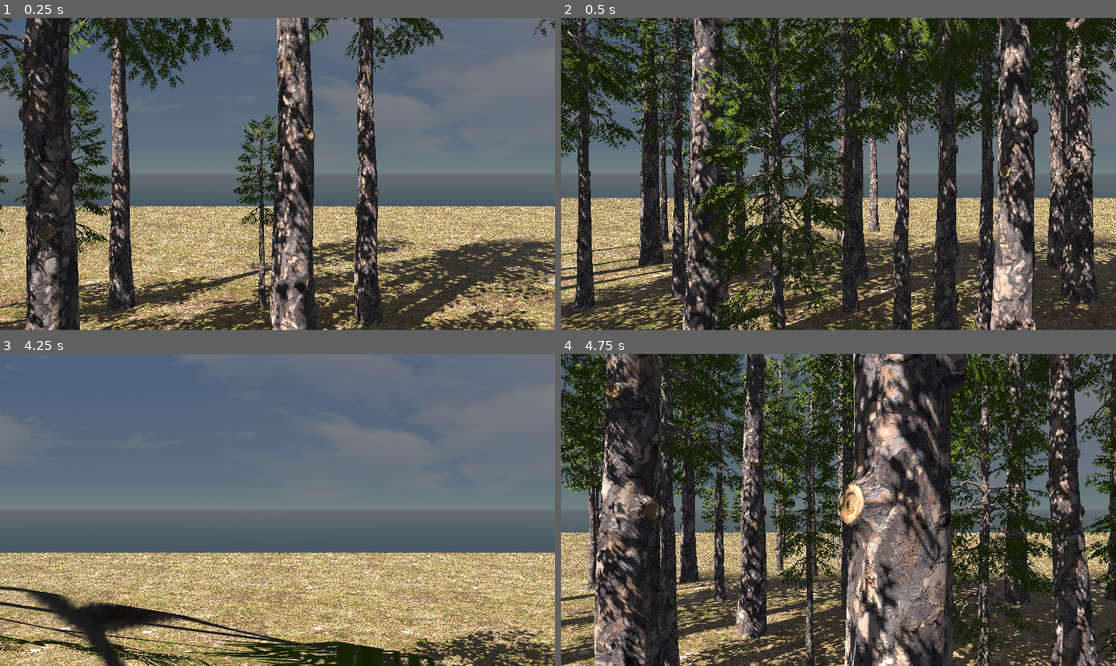
Above: before the commit, frames 1-4 (two rows, left to right).
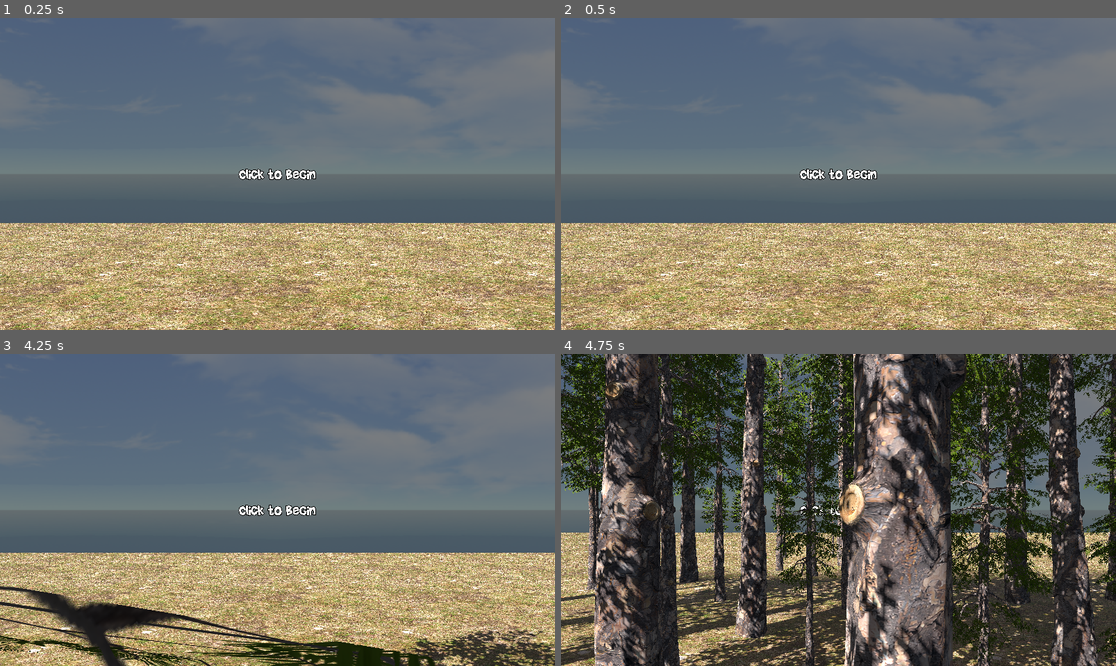
Above: after the commit, the same moments.

Repository: Chaduke/paddles_balls_blocks_walls
Game: Godot game, scene res://scenes/main.tscn
Two runs of this game, one before a commit and one after it. Both use one fixed random seed, a clock stepped at 60 frames per second and the inputs below.
Inputs (mouse positions are in pixels of both pictures, inside the frame that each line leads up to):
- Up to frame 1 (0.25 s): no input
- Up to frame 2 (0.5 s): no input
- Up to frame 3 (4.25 s): move the mouse to (305, 510) at 0.52 s; press the mouse at (305, 510) at 0.53 s; right-click (305, 510) at 0.6 s; move the mouse to (249, 510) at 1.27 s; release the mouse at (249, 510) at 1.28 s; click (249, 510) at 1.35 s; right-click (249, 510) at 1.55 s; move the mouse to (288, 503) at 2.02 s; press the mouse at (288, 503) at 2.03 s; right-click (288, 503) at 2.1 s; move the mouse to (271, 516) at 2.77 s; release the mouse at (271, 516) at 2.78 s; click (271, 516) at 2.85 s; right-click (271, 516) at 3.05 s; move the mouse to (316, 513) at 3.52 s; press the mouse at (316, 513) at 3.53 s; right-click (316, 513) at 3.6 s; tap R (reset) at 4.15 s
- Up to frame 4 (4.75 s): move the mouse to (794, 506) at 4.27 s; release the mouse at (794, 506) at 4.28 s; click (794, 506) at 4.35 s; right-click (794, 506) at 4.55 s

The runs differ from the first frame. In frame 1, 55% of the frame differs, in the area x 0-100%, y 0-100%; in frame 2, 85%; in frame 3, 0.3%; in frame 4, less than 0.1%.
Error in both runs: Attempt to call function 'add_child' in base 'null instance' on a null instance. (res://scripts/block.gd:11)

Commit message:
Added a "Click to Begin" on game start to capture mouse for Web version

Diff:
--- a/scenes/block_yellow_cracked.tscn
+++ b/scenes/block_yellow_cracked.tscn
@@ -9,6 +9,7 @@
 [sub_resource type="ParticleProcessMaterial" id="ParticleProcessMaterial_dsg66"]
 emission_shape = 1
 emission_sphere_radius = 1.0
+spread = 60.0
 initial_velocity_min = -5.0
 initial_velocity_max = 5.0
 
@@ -34,7 +35,7 @@
 
 [node name="GPUParticles3D" type="GPUParticles3D" parent="."]
 emitting = false
-amount = 10
+amount = 20
 one_shot = true
 process_material = SubResource("ParticleProcessMaterial_dsg66")
 draw_pass_1 = SubResource("BoxMesh_s7cx4")
--- a/scenes/main.tscn
+++ b/scenes/main.tscn
@@ -26,6 +26,13 @@
 transform = Transform3D(1, 0, 0, 0, 1, 0, 0, 0, 1, 0, 15, -200)
 fov = 45.0
 
+[node name="click_to_begin" type="Label3D" parent="Camera3D"]
+transform = Transform3D(1, 0, 0, 0, 1, 0, 0, 0, 1, 0, 0, -37)
+text = "Click to Begin"
+font = ExtResource("5_l3s87")
+font_size = 300
+outline_size = 50
+
 [node name="DirectionalLight3D" type="DirectionalLight3D" parent="."]
 transform = Transform3D(0.707107, 0.5, -0.5, 0, 0.707107, 0.707107, 0.707107, -0.5, 0.5, 0, 20, 0)
 shadow_enabled = true
--- a/scripts/global.gd
+++ b/scripts/global.gd
@@ -4,6 +4,7 @@
 var current_stage = 1
 var current_ball_size = 2
 var infinite_balls = false
+var game_started = false
 
 var slot1 = false
 var slot2 = false
--- a/scripts/main.gd
+++ b/scripts/main.gd
@@ -11,7 +11,6 @@
 
 # Called when the node enters the scene tree for the first time.
 func _ready():
-	Input.set_mouse_mode(Input.MOUSE_MODE_CAPTURED)
 	time_label = stage.get_node("time_label")
 	# make sure Global stuff is where it needs to be on scene reload
 	Global.current_ball_size = 2
@@ -20,20 +19,26 @@
 
 # Called every frame. 'delta' is the elapsed time since the previous frame.
 func _process(_delta):
-	if camera.position.z < 0:
-		camera.position.z += 4
-	if Input.is_action_pressed("ui_cancel"):
-		get_tree().quit()
-	if Input.is_action_just_pressed("spawn_ball"):
-		spawn_ball()
-	if Input.is_action_just_pressed("reset"):
-		get_tree().reload_current_scene()
-	# balls loop
-	for ball in balls:
-		if ball.position.y < 0: # Check if the ball has left the screen
-			ball.queue_free()
-			balls.erase(ball)
-			break
+	if Global.game_started:
+		if camera.position.z < 0:
+			camera.position.z += 4
+		if Input.is_action_pressed("ui_cancel"):
+			get_tree().quit()
+		if Input.is_action_just_pressed("spawn_ball"):
+			spawn_ball()
+		if Input.is_action_just_pressed("reset"):
+			get_tree().reload_current_scene()
+		# balls loop
+		for ball in balls:
+			if ball.position.y < 0: # Check if the ball has left the screen
+				ball.queue_free()
+				balls.erase(ball)
+				break
+	else:
+		if Input.is_action_pressed("swing_paddle"):
+			$Camera3D/click_to_begin.visible = false
+			Global.game_started = true
+			Input.set_mouse_mode(Input.MOUSE_MODE_CAPTURED)
 
 func remove_all_balls():
 	for ball in balls:
Not shown, changed: export_presets.cfg
Not shown, changed: README.md
